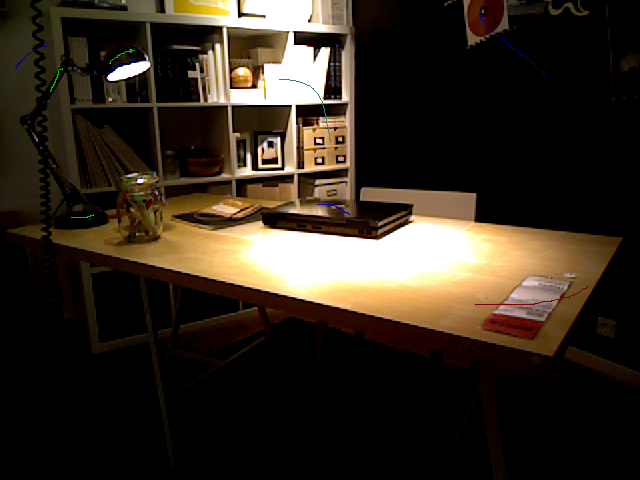
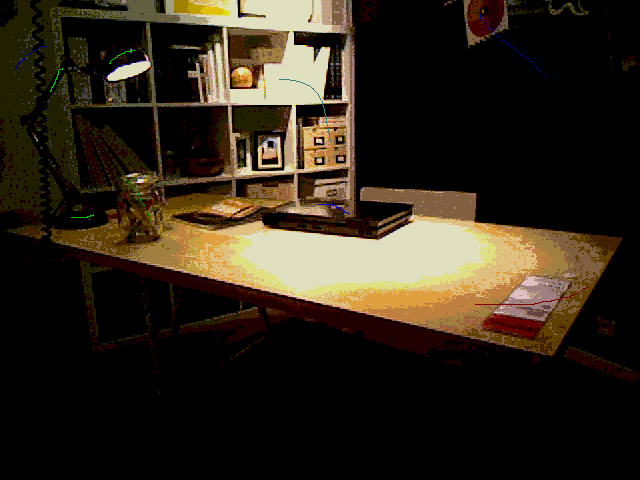
Revision of a layered 640px x 480px image; what changed, layer by layer:
painted on "62_LivingLow.png" over (x1=0, y1=0, x2=640, y2=480)
